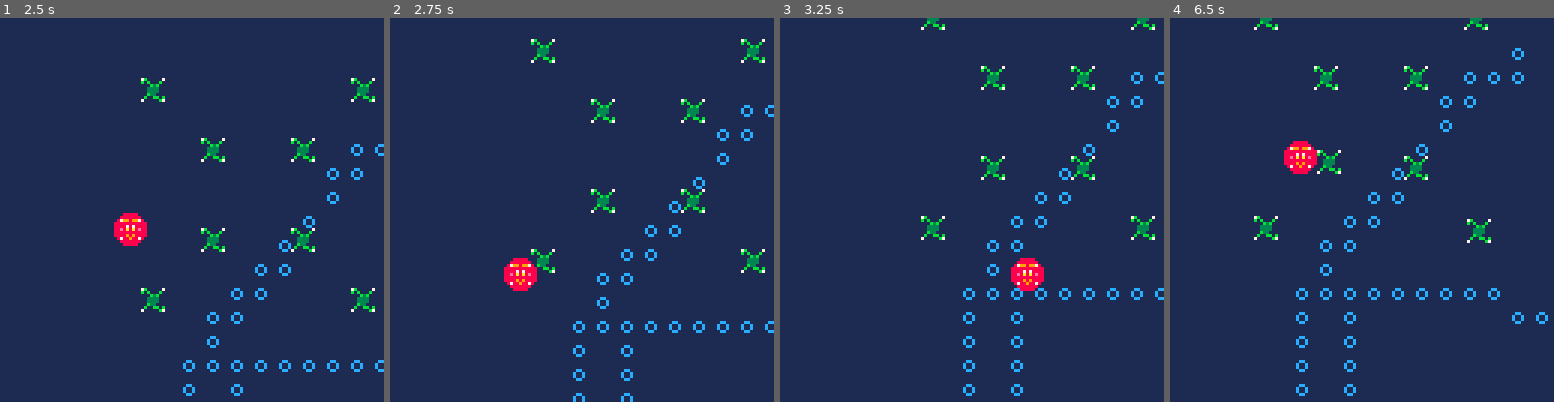
Above: before the commit, frames 1-4 (left to right).
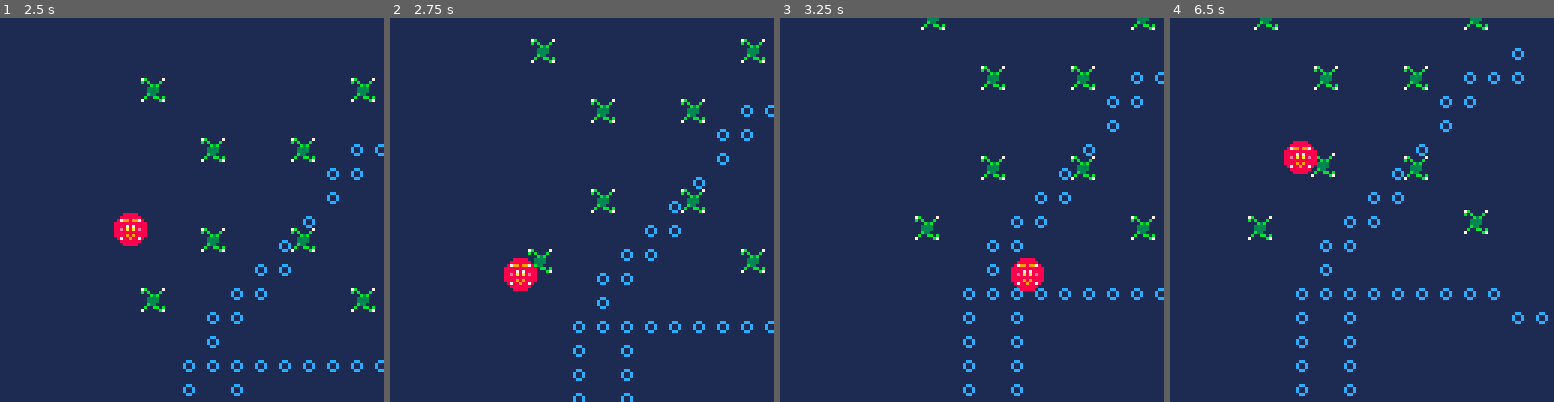
Above: after the commit, the same moments.

Repository: acmcpheron02/beeg
Game: PICO-8 cartridge beeg.p8
The game is run twice, just before and just after one commit, with the same random seed, the same clock (stepped at 60 frames per second) and the same inputs.
Inputs:
- Up to frame 1 (2.5 s): hold Left 1.97-2.37 s; hold Down from 2.42 s (still down)
- Up to frame 2 (2.75 s): keep holding Down
- Up to frame 3 (3.25 s): release Down at 2.82 s; hold Right from 2.87 s (still down)
- Up to frame 4 (6.5 s): release Right at 3.53 s; hold Up 3.58-4.08 s; hold Right 4.13-4.53 s; hold Down 4.58-5.08 s; hold Left 5.13-5.8 s; hold Up 5.85-6.18 s; hold Left from 6.23 s (still down)

Frame 1 is identical in both runs. In frame 2, 0.2% of the frame differs, in the area x 35-43%, y 60-67%; in frame 3, 0.2%; in frame 4, 0.8%, in the area x 20-84%, y 34-59%.

Commit message:
refactor attach()

Diff:
--- a/beeg.p8
+++ b/beeg.p8
@@ -73,7 +73,7 @@
     del(actor, a2)
   end
   if xdist < a1.radius + 4 and ydist < a1.radius + 4 then
-    if (a1.radius*a1.radius)>(xdist * xdist + ydist * ydist) then
+    if (a1.radius*a1.radius)>(xdist * xdist + ydist * ydist)-(a2.w*a2.h) then
       collide_event(a1, a2)
     end
   end
@@ -96,6 +96,7 @@
   a.w=w or 7
   a.xFlipped = 0
   a.sprite = s
+  a.attSp = 0
   function a.xCen()
     return a.x + a.w/2
   end
@@ -195,10 +196,7 @@
     end
   end
 
-  p.set_accel()
-  p.set_friction()
-  p.set_radius()
-  p.set_size()
+  p.add_mass(0)
 
   return p
 end
@@ -242,13 +240,13 @@
 end
 
 function attach(pl, t)
-  local pr = 1.1 --player ratio
-  local tr = 1 --target ratio
+  local tr = 75 --target ratio
   local er = sqrt(pl.size)*0.4 --eat range
-  t.x=(pl.x*pr + t.x*tr)/(pr+tr)
-  t.y=(pl.y*pr + t.y*tr)/(pr+tr)
+  t.x=(pl.x*t.attSp + t.x*tr)/(t.attSp+tr)
+  t.y=(pl.y*t.attSp + t.y*tr)/(t.attSp+tr)
   if abs(t.x-pl.x) < er and abs(t.y-pl.y) < er then
     eat(pl, t)
+  else t.attSp += 1
   end
 end
 
